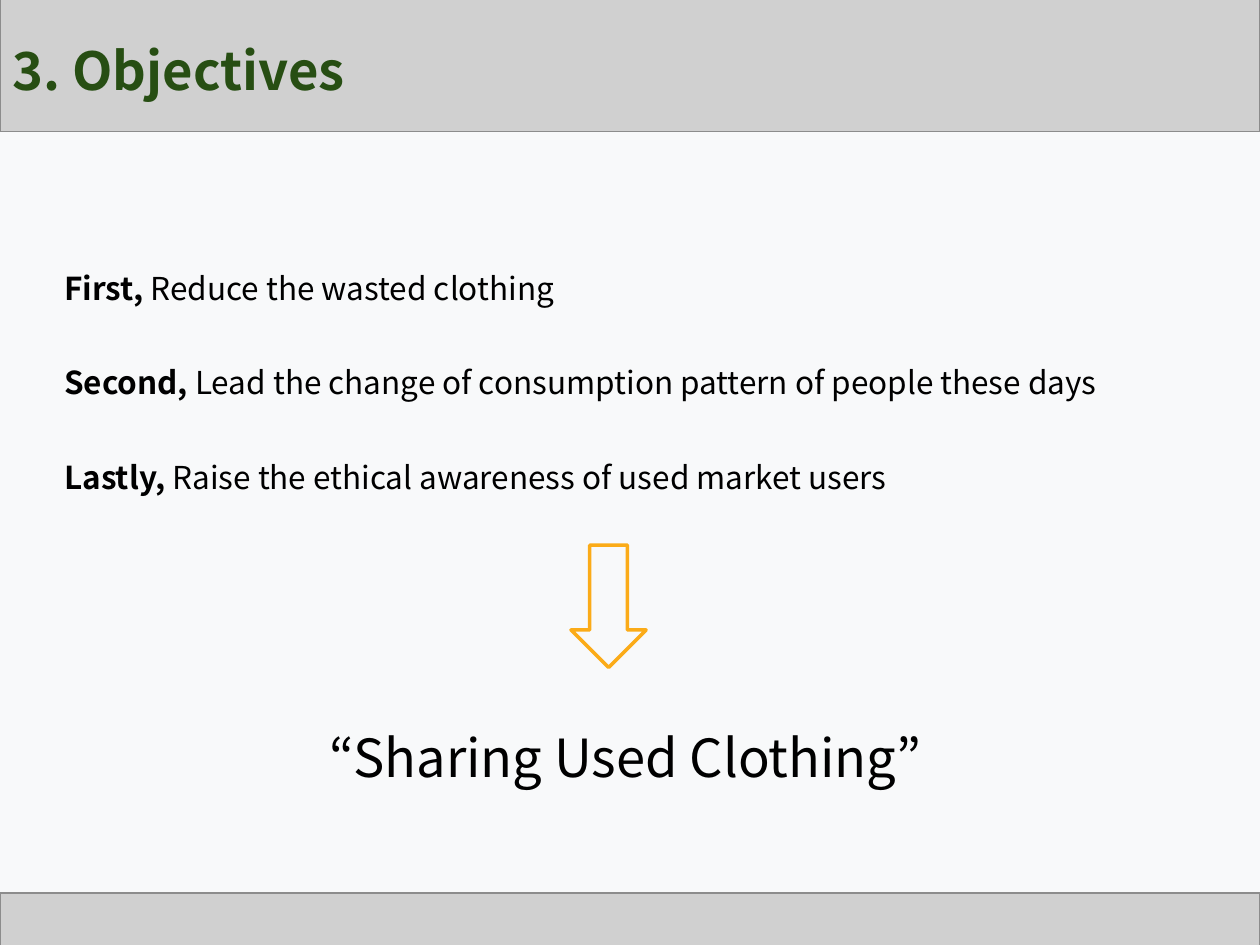
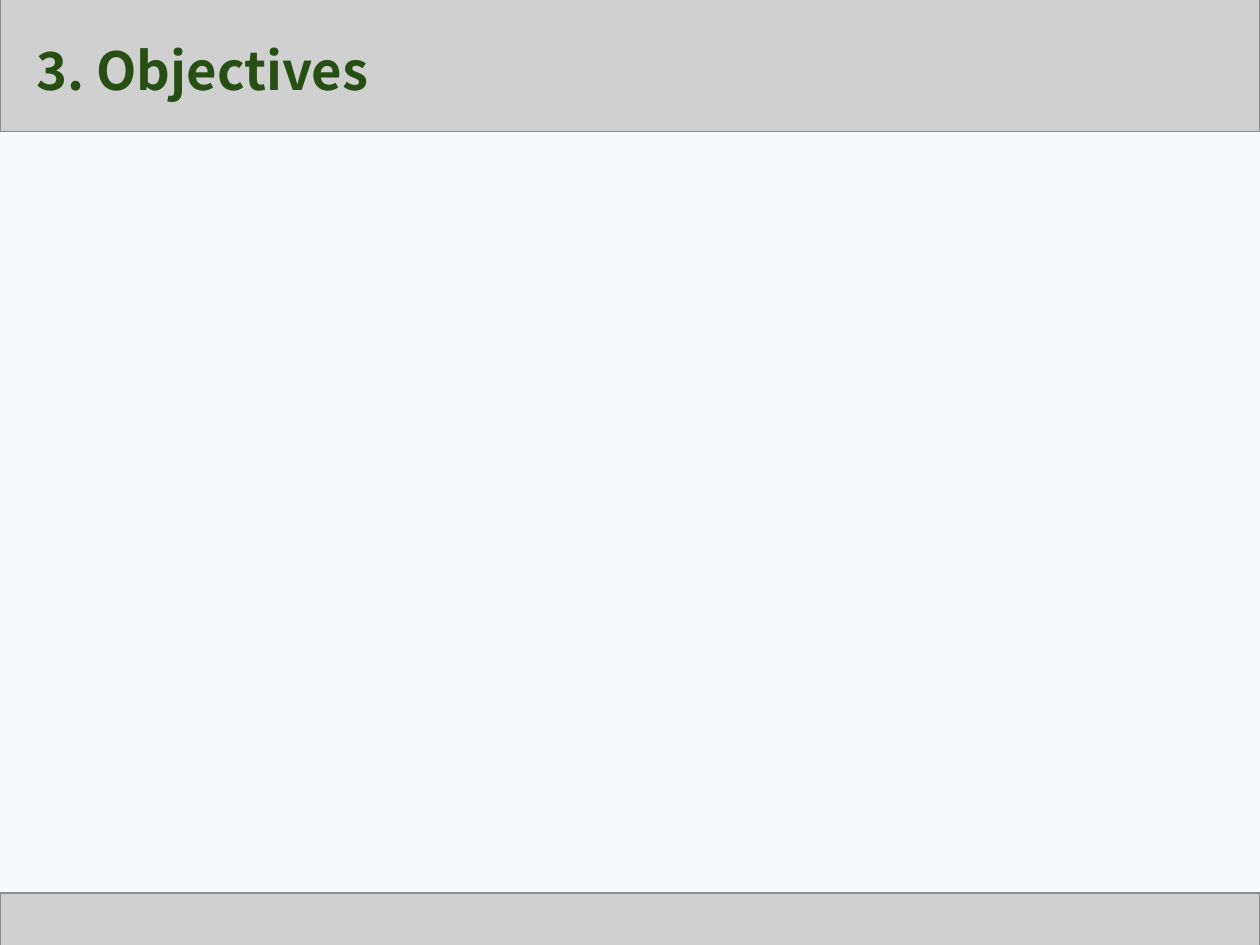
Before and after one commit to Team-GoNaMi/Docs, a slide deck: slide 8 of PPT/Team1_Presentation Material_3rd Week.pptx (slide 12 before the commit). Drawn at 1260x945 pixels with LibreOffice and Linux fonts; fonts in the diff are those of the drawing; grey boxes stand for pictures. Boxes give left, top, right and bottom in pixels: in the first picture for what was removed or moved away, otherwise in the second. Text is boxed around its words. In the diff, an @@ line names an element or a change of style, - is before the commit and + after.

```diff
--- a/PPT/Team1_Presentation Material_3rd Week.pptx
+++ b/PPT/Team1_Presentation Material_3rd Week.pptx
@@ text "3. Objectives": place and size @@
-text "3. Objectives" at [13, 47, 344, 102]
+text "3. Objectives" at [36, 47, 368, 102]
@@ text removed at [64, 274, 1096, 496] @@
-First, Reduce the wasted clothing
-Second, Lead the change of consumption pattern of people these days
-Lastly, Raise the ethical awareness of used market users
@@ down arrow removed at [571, 546, 646, 668] @@
@@ text removed at [329, 735, 922, 790] @@
-“Sharing Used Clothing”
```
Also in this commit, not shown: 5 other slides changed, 9 slides added, 10 slides removed, 2 other files.
